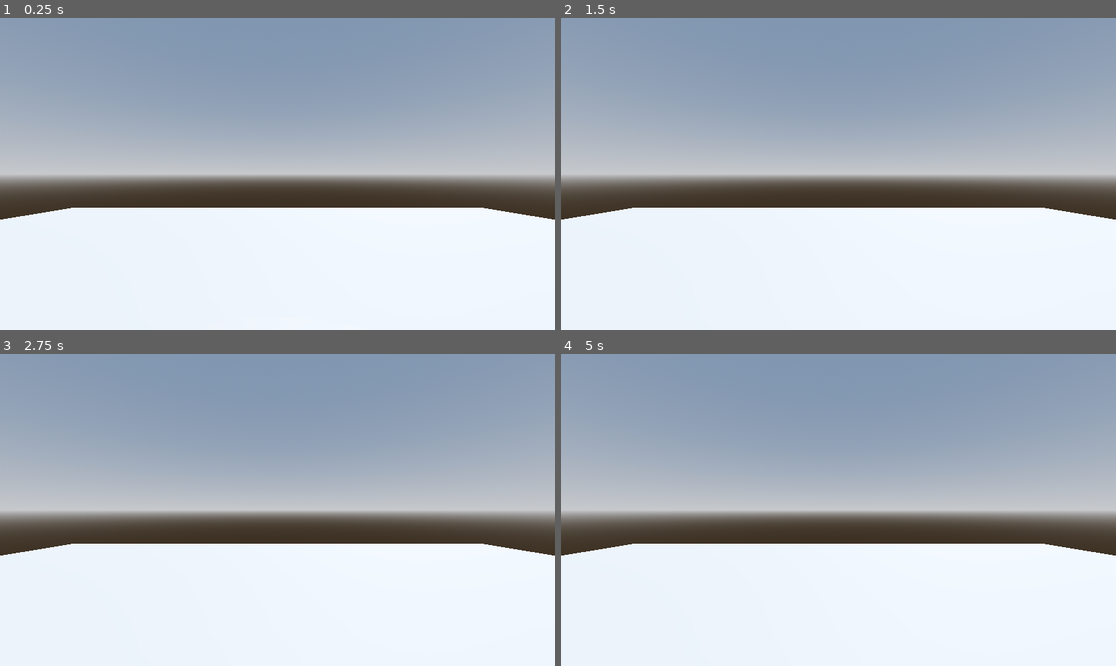
Above: before the commit, frames 1-4 (two rows, left to right).
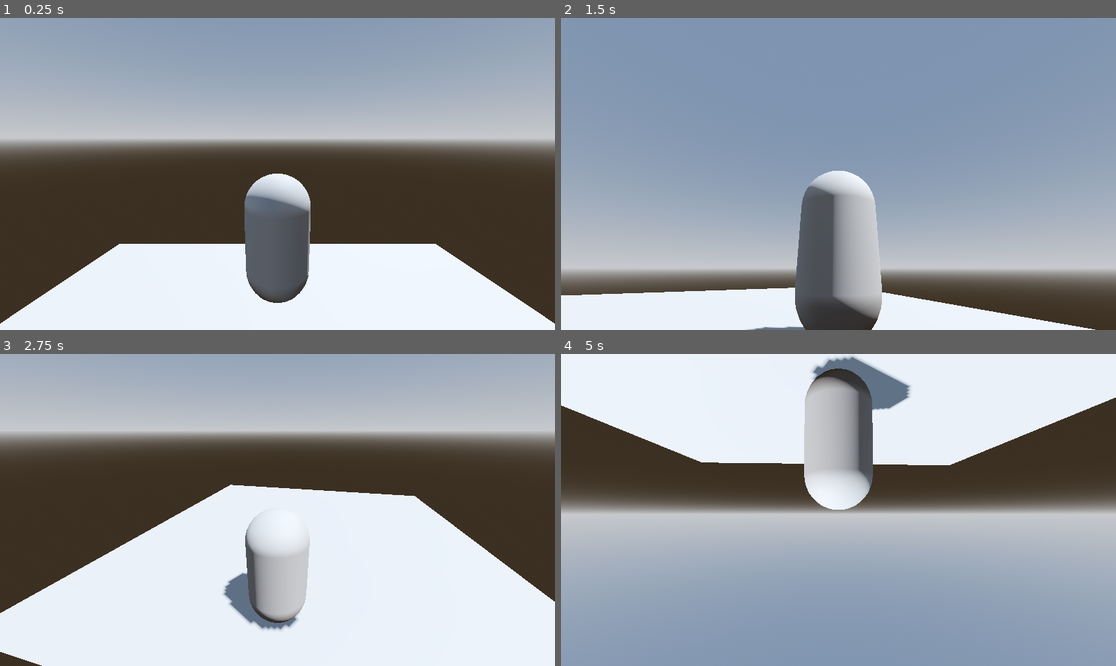
Above: after the commit, the same moments.

Repository: miguel-respaldo/O2023-rv
Game: Godot game, scene res://nivel.tscn
Two runs of this game, one before a commit and one after it. Both use one fixed random seed, a clock stepped at 60 frames per second and the inputs below. The project has no main scene, so this scene is started directly.
Inputs (mouse positions are in pixels of both pictures, inside the frame that each line leads up to):
- Up to frame 1 (0.25 s): no input
- Up to frame 2 (1.5 s): move the mouse to (960, 158) at 0.52 s; hold D (mover_derecha, bound only after the commit) 0.53-1.28 s; move the mouse to (727, 189) at 1.27 s; hold S (mover_atras, bound only after the commit) from 1.28 s (still down)
- Up to frame 3 (2.75 s): move the mouse to (333, 441) at 2.02 s; release S (mover_atras, bound only after the commit) at 2.03 s; hold D (mover_derecha, bound only after the commit) from 2.03 s (still down)
- Up to frame 4 (5 s): move the mouse to (810, 572) at 2.77 s; release D (mover_derecha, bound only after the commit) at 2.78 s; hold Up (ui_up) 2.78-3.53 s; move the mouse to (1005, 556) at 3.52 s; hold A (mover_izquierda, bound only after the commit) from 3.53 s (still down); tap Escape (ui_cancel) at 4.15 s; move the mouse to (672, 463) at 4.27 s

The runs differ from the first frame. In frame 1, 41% of the frame differs, in the area x 0-100%, y 28-98%; in frame 2, 61%; in frame 3, 62%; in frame 4, 99%, in the area x 0-100%, y 0-100%.

Commit message:
segudna sessión

Diff:
--- a/jugador.gd
+++ b/jugador.gd
@@ -1,12 +1,31 @@
 extends RigidBody3D
 
+var mouse_sensibilidad := 0.001
+var izder_mov := 0.0
+var arrab_mov := 0.0
 
 # Called when the node enters the scene tree for the first time.
 func _ready():
-	pass # Replace with function body.
+	Input.set_mouse_mode(Input.MOUSE_MODE_CAPTURED)
 
 
 # Called every frame. 'delta' is the elapsed time since the previous frame.
 func _process(delta):
-	var input = Input.get_action_strength("ui_up")
-	apply_central_force(input * Vector3.FORWARD *  1200.0 * delta)
+	#var input = Input.get_action_strength("ui_up")
+	#apply_central_force(input * Vector3.FORWARD *  1200.0 * delta)
+	var input = Vector3.ZERO
+	input.x = Input.get_axis("mover_izquierda","mover_derecha")
+	input.z = Input.get_axis("mover_adelante", "mover_atras")
+	apply_central_force(input * 1200.0 * delta)
+
+	if Input.is_action_just_pressed("ui_cancel"):
+		Input.set_mouse_mode(Input.MOUSE_MODE_VISIBLE)
+
+	$izq_derecha.rotate_y(izder_mov)
+	$izq_derecha/arriba_abajo.rotate_x(arrab_mov)
+
+func _unhandled_input(event: InputEvent):
+	if event is InputEventMouseMotion:
+		if Input.get_mouse_mode() == Input.MOUSE_MODE_CAPTURED:
+			izder_mov = - event.relative.x * mouse_sensibilidad
+			arrab_mov = - event.relative.y * mouse_sensibilidad
--- a/jugador.tscn
+++ b/jugador.tscn
@@ -16,3 +16,12 @@
 
 [node name="CollisionShape3D" type="CollisionShape3D" parent="."]
 shape = SubResource("ConvexPolygonShape3D_bry88")
+
+[node name="izq_derecha" type="Node3D" parent="."]
+transform = Transform3D(1, 0, 0, 0, 1, 0, 0, 0, 1, 0, 1, 0)
+
+[node name="arriba_abajo" type="Node3D" parent="izq_derecha"]
+transform = Transform3D(1, 0, 0, 0, 0.984808, 0.173648, 0, -0.173648, 0.984808, 0, 0, 0)
+
+[node name="Camera3D" type="Camera3D" parent="izq_derecha/arriba_abajo"]
+transform = Transform3D(1, 0, 0, 0, 1, 0, 0, 0, 1, 0, 0, 3)
--- a/nivel.tscn
+++ b/nivel.tscn
@@ -18,6 +18,9 @@
 [sub_resource type="PlaneMesh" id="PlaneMesh_jnubt"]
 size = Vector2(10, 10)
 
+[sub_resource type="ConcavePolygonShape3D" id="ConcavePolygonShape3D_i3mxx"]
+data = PackedVector3Array(5, 0, 5, -5, 0, 5, 5, 0, -5, -5, 0, 5, -5, 0, -5, 5, 0, -5)
+
 [node name="Node3D" type="Node3D"]
 
 [node name="WorldEnvironment" type="WorldEnvironment" parent="."]
@@ -27,10 +30,14 @@
 transform = Transform3D(-0.866025, -0.433013, 0.25, 0, 0.5, 0.866025, -0.5, 0.75, -0.433013, 0, 0, 0)
 shadow_enabled = true
 
-[node name="Camera3D" type="Camera3D" parent="."]
-transform = Transform3D(1, 0, 0, 0, 1, 0, 0, 0, 1, 0, 0.824342, 0)
-
 [node name="MeshInstance3D" type="MeshInstance3D" parent="."]
 mesh = SubResource("PlaneMesh_jnubt")
 
+[node name="StaticBody3D" type="StaticBody3D" parent="MeshInstance3D"]
+
+[node name="CollisionShape3D" type="CollisionShape3D" parent="MeshInstance3D/StaticBody3D"]
+shape = SubResource("ConcavePolygonShape3D_i3mxx")
+
 [node name="jugador" parent="." instance=ExtResource("1_75ii0")]
+transform = Transform3D(1, 0, 0, 0, 1, 0, 0, 0, 1, 0, 2, -2)
+linear_damp = 3.0
--- a/project.godot
+++ b/project.godot
@@ -13,3 +13,26 @@
 config/name="HolaMundo"
 config/features=PackedStringArray("4.1", "Forward Plus")
 config/icon="res://icon.svg"
+
+[input]
+
+mover_adelante={
+"deadzone": 0.5,
+"events": [Object(InputEventKey,"resource_local_to_scene":false,"resource_name":"","device":0,"window_id":0,"alt_pressed":false,"shift_pressed":false,"ctrl_pressed":false,"meta_pressed":false,"pressed":false,"keycode":0,"physical_keycode":87,"key_label":0,"unicode":0,"echo":false,"script":null)
+]
+}
+mover_izquierda={
+"deadzone": 0.5,
+"events": [Object(InputEventKey,"resource_local_to_scene":false,"resource_name":"","device":-1,"window_id":0,"alt_pressed":false,"shift_pressed":false,"ctrl_pressed":false,"meta_pressed":false,"pressed":false,"keycode":0,"physical_keycode":65,"key_label":0,"unicode":97,"echo":false,"script":null)
+]
+}
+mover_derecha={
+"deadzone": 0.5,
+"events": [Object(InputEventKey,"resource_local_to_scene":false,"resource_name":"","device":-1,"window_id":0,"alt_pressed":false,"shift_pressed":false,"ctrl_pressed":false,"meta_pressed":false,"pressed":false,"keycode":0,"physical_keycode":68,"key_label":0,"unicode":100,"echo":false,"script":null)
+]
+}
+mover_atras={
+"deadzone": 0.5,
+"events": [Object(InputEventKey,"resource_local_to_scene":false,"resource_name":"","device":-1,"window_id":0,"alt_pressed":false,"shift_pressed":false,"ctrl_pressed":false,"meta_pressed":false,"pressed":false,"keycode":0,"physical_keycode":83,"key_label":0,"unicode":115,"echo":false,"script":null)
+]
+}
Not shown: 1 places in nivel.tscn that only renumber resources
